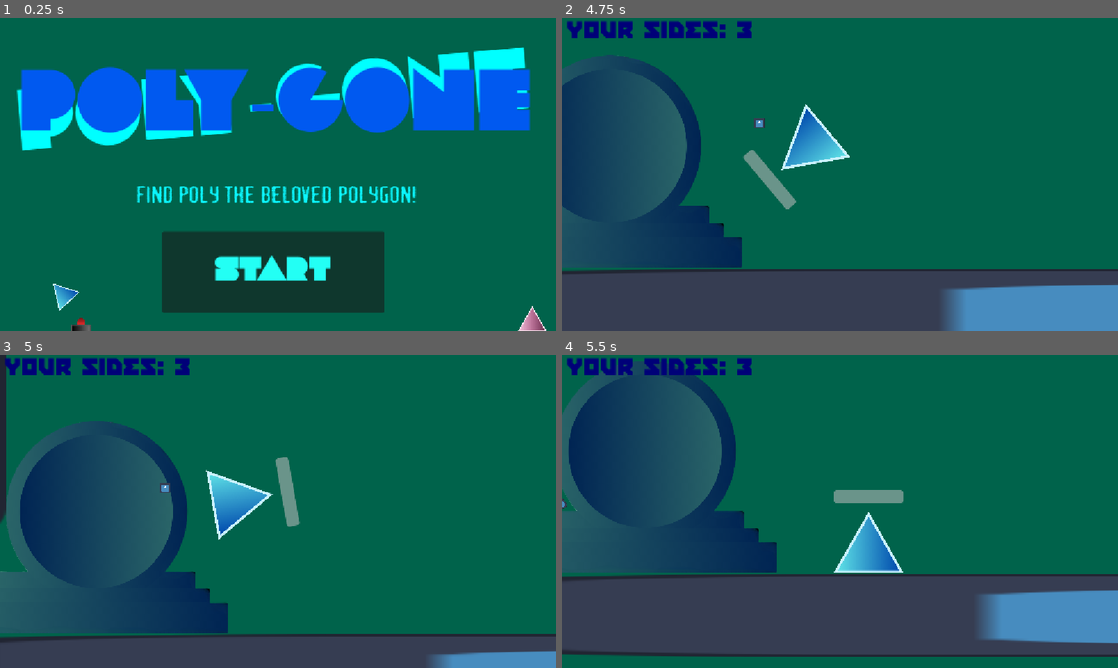
Above: before the commit, frames 1-4 (two rows, left to right).
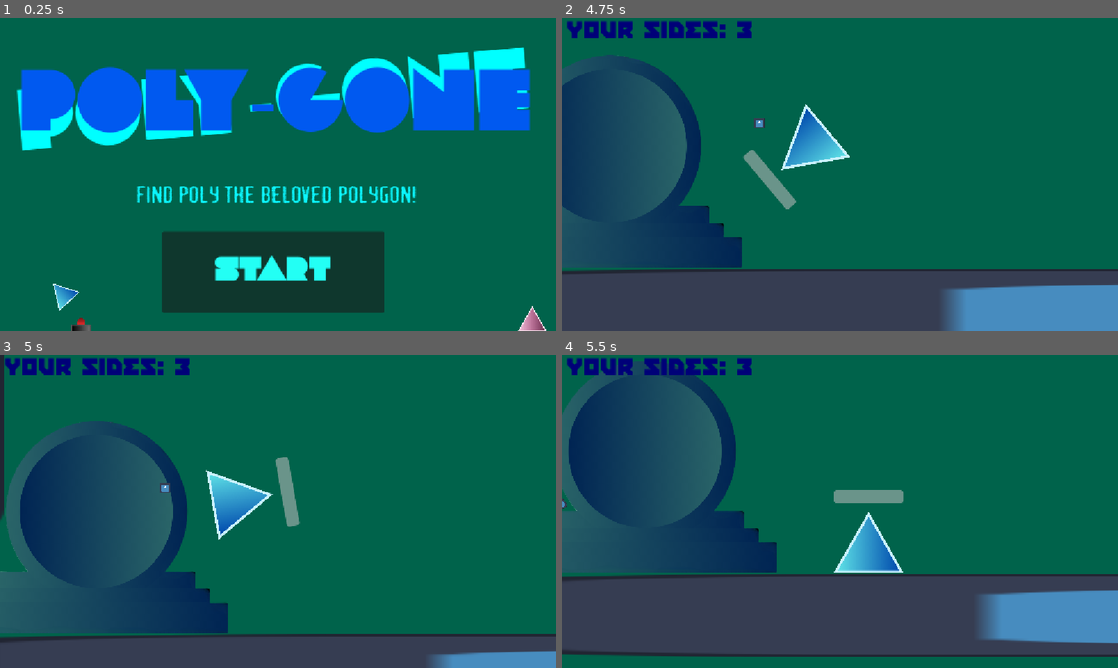
Above: after the commit, the same moments.

Repository: Eldragon126/Shapes
Game: Godot game, scene res://nodes/title_screen.tscn
Same seed, same stepped clock (60 frames per second), same inputs: the game is played once before the commit and once after it. The engine's default icon, where the game draws it, is replaced by a stand-in: a white triangle on a blue panel in a dark square. Sound files missing from this copy of the repository are replaced by a short silence.
Inputs (mouse positions are in pixels of both pictures, inside the frame that each line leads up to):
- Up to frame 1 (0.25 s): no input
- Up to frame 2 (4.75 s): click "Start" at 0.5 s; move the mouse to (812, 237) at 1.27 s; hold Right (ui_right) 1.28-2.78 s; tap Shift (ability_activate) at 1.35, 3.6 s; tap Space (jump) at 1.52, 2.27, 3.77, 4.52 s; move the mouse to (1006, 221) at 2.02 s; click (1006, 221) at 2.1 s; move the mouse to (673, 127) at 2.77 s; hold Left (ui_left) from 2.78 s (still down); tap E (interact_button) at 2.85 s; move the mouse to (867, 174) at 3.52 s; move the mouse to (756, 96) at 4.27 s; click (756, 96) at 4.35 s
- Up to frame 3 (5 s): keep holding Left (ui_left)
- Up to frame 4 (5.5 s): move the mouse to (962, 495) at 5.02 s; release Left (ui_left) at 5.03 s; hold Right (ui_right) from 5.03 s (still down); tap E (interact_button) at 5.1 s; tap Space (jump) at 5.27 s

Frames 1-2 are identical in both runs. In frame 3, 0.2% of the frame differs, in the area x 0-2%, y 0-54%; in frame 4, nothing differs.

Commit message:
all good

Diff:
--- a/nodes/ballon_transition.tscn
+++ b/nodes/ballon_transition.tscn
@@ -70,7 +70,7 @@
 
 [node name="ballon_transition" type="StaticBody2D"]
 process_mode = 3
-physics_interpolation_mode = 1
+physics_interpolation_mode = 1F
 position = Vector2(4, 0)
 collision_layer = 16
 collision_mask = 255
